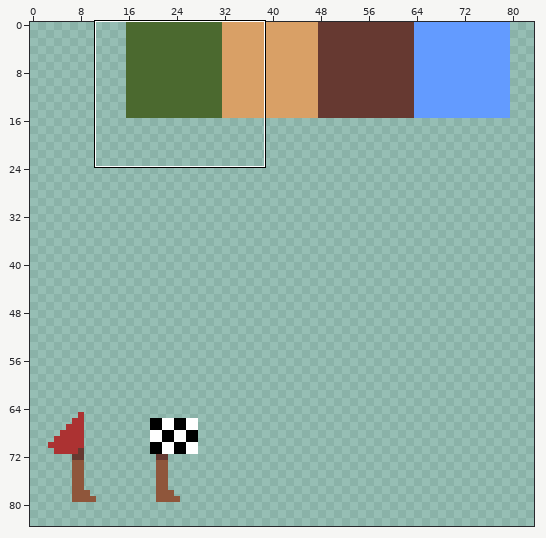
Sprite sheet, stored at CoEvolution Project/Resources/res/Tile_Sheet.png. The picture above shows the old version from afar; the outline marks the close-up.
Close-up. The starting point:
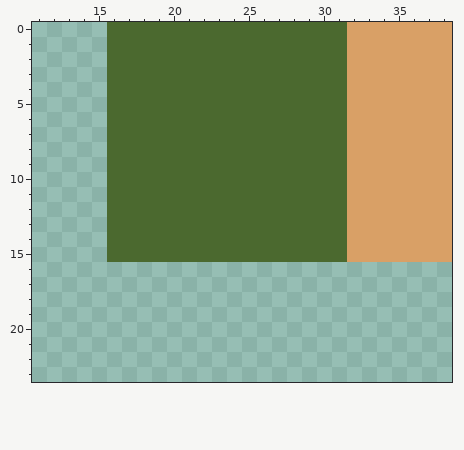
The file is 128x128 pixels. Shown: x 11..38, y 0..23. The wide view leaves out empty margins.
The same view after the edit:
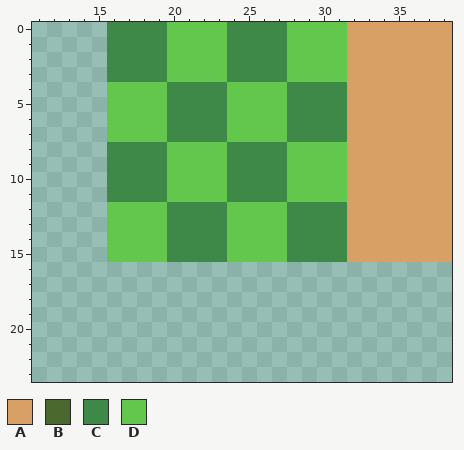
Palette (. is transparent): A #d9a066  B #4b692f  C #3e8948  D #63c74d
Changes in this commit:
y 0..3: x 16..31 BBBBBBBBBBBBBBBB -> CCCCDDDDCCCCDDDD
y 4..7: x 16..31 BBBBBBBBBBBBBBBB -> DDDDCCCCDDDDCCCC
y 8..11: x 16..31 BBBBBBBBBBBBBBBB -> CCCCDDDDCCCCDDDD
y 12..15: x 16..31 BBBBBBBBBBBBBBBB -> DDDDCCCCDDDDCCCC
Boxes around the changes in both close-ups, in picture pixels (x1, y1, x2, y2):
changed: (107, 22, 347, 262)
